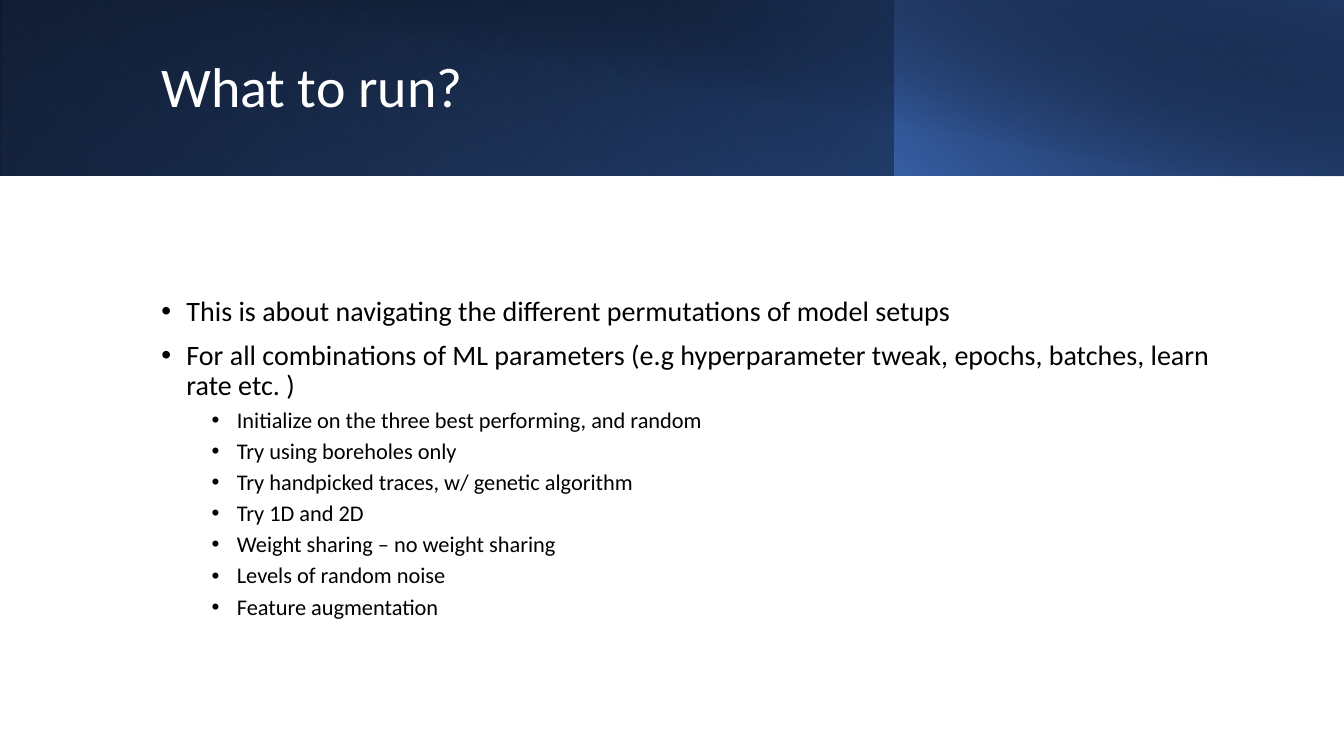
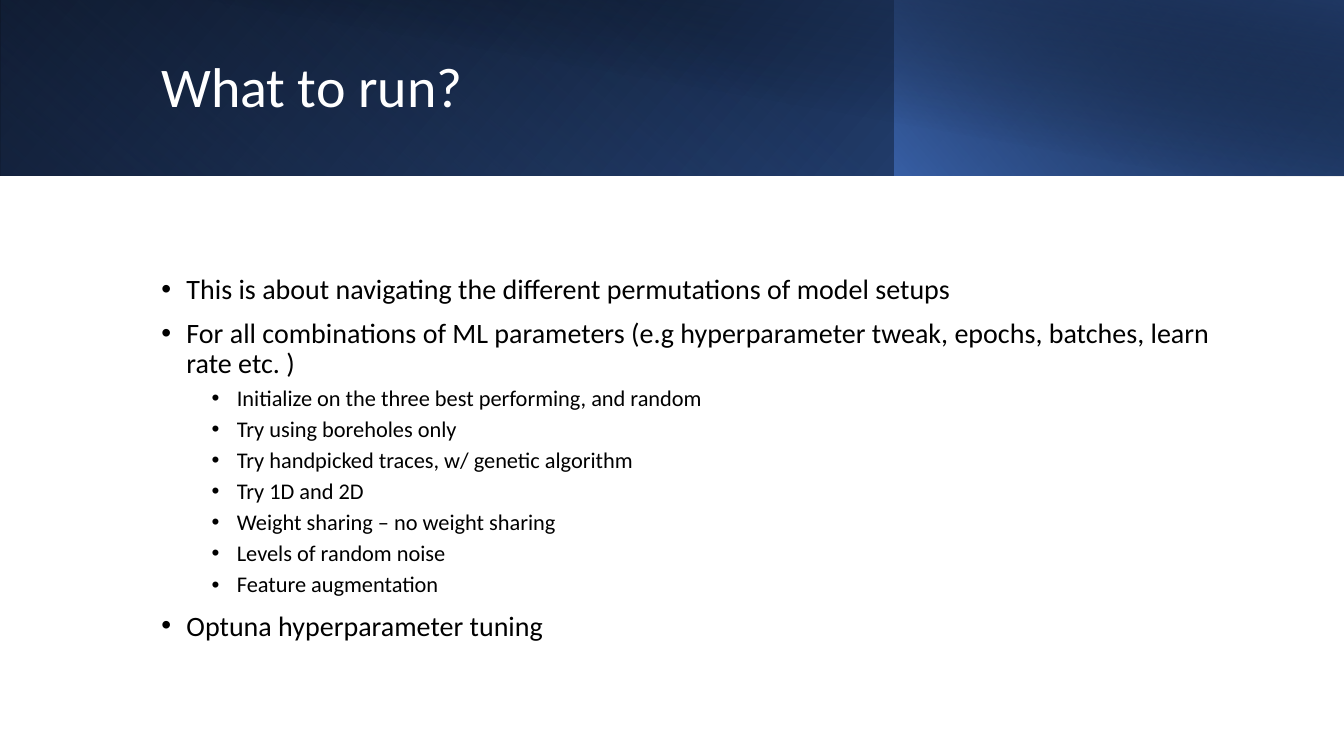
Before and after one commit to sjurmsc/MSC2023, a slide deck: slide 13 of Meeting Presentations/15.09.2022_ML Meeting.pptx. Drawn at 1344x756 pixels with LibreOffice and Linux fonts; fonts in the diff are those of the drawing. Boxes give left, top, right and bottom in pixels: in the first picture for what was removed or moved away, otherwise in the second. Text is boxed around its words. In the diff, an @@ line names an element or a change of style, - is before the commit and + after.

```diff
--- a/Meeting Presentations/15.09.2022_ML Meeting.pptx
+++ b/Meeting Presentations/15.09.2022_ML Meeting.pptx
@@ text at (x1=186, y1=616, x2=543, y2=641): paragraph added @@
+• Optuna hyperparameter tuning
```
Also in this commit, not shown: 9 other slides changed, 1 other file.
